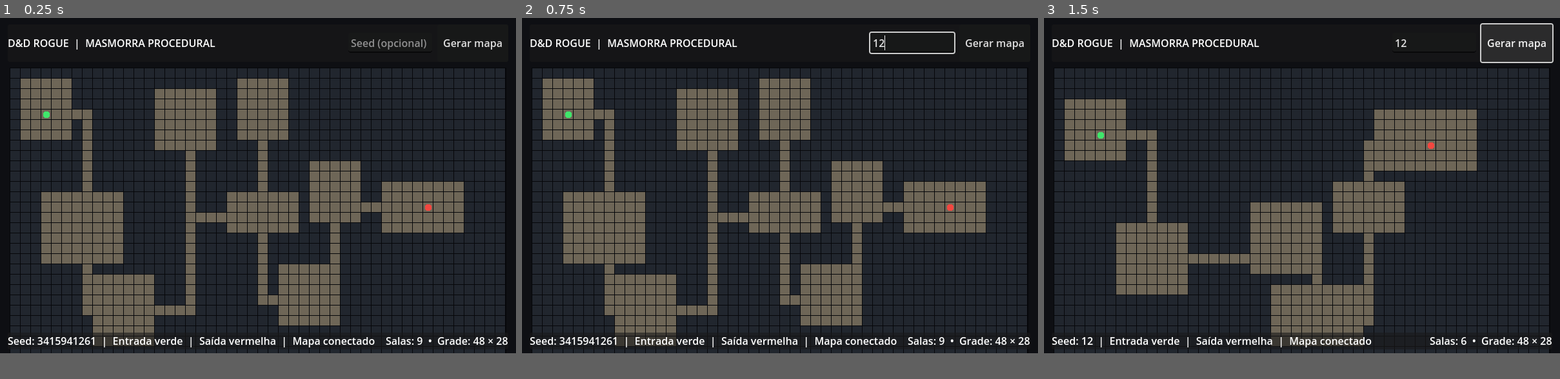
Above: before the commit, frames 1-3 (left to right).
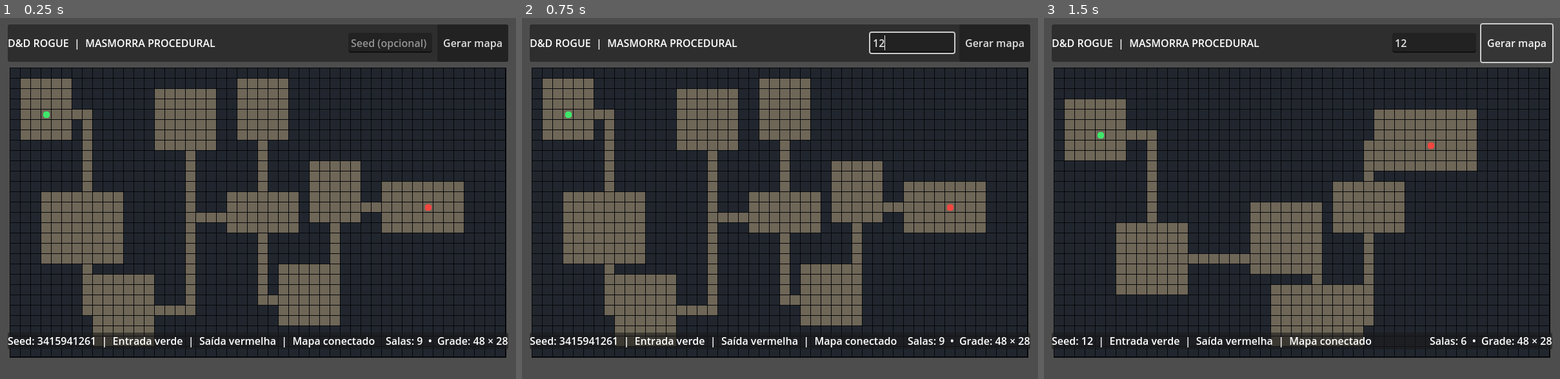
Above: after the commit, the same moments.

Repository: vanish994/DnD-Rogue
Game: Godot game, scene res://scenes/main.tscn
Same seed, same stepped clock (60 frames per second), same inputs: the game is played once before the commit and once after it.
Inputs (mouse positions are in pixels of both pictures, inside the frame that each line leads up to):
- Up to frame 1 (0.25 s): no input
- Up to frame 2 (0.75 s): click (914, 43) at 0.52 s; type "12" at 0.6 s
- Up to frame 3 (1.5 s): click "Gerar mapa" at 1.25 s
In our replay, the window is 800x520 before the commit and 800x560 after it. These sizes can differ from the game's own. Grey fills any space a smaller window leaves; there, only what the larger window draws over its background counts as a difference.

The runs differ from the first frame. In frame 1, 15% of the frame differs, in the area x 0-100%, y 0-95%; in frame 2, 15%; in frame 3, 15%.

Commit message:
Fix demo viewport size

Diff:
--- a/project.godot
+++ b/project.godot
@@ -7,9 +7,9 @@
 
 [display]
 window/size/viewport_width=800
-window/size/viewport_height=520
+window/size/viewport_height=560
 window/size/window_width_override=800
-window/size/window_height_override=520
+window/size/window_height_override=560
 window/stretch/mode="canvas_items"
 
 [rendering]
@@ -17,4 +17,3 @@
 renderer/rendering_method.mobile="gl_compatibility"
 textures/default_filters/use_nearest_mipmap_filter=false
 textures/default_filters/texture_filter=0
-environment/defaults/default_clear_color=Color(0.055, 0.06, 0.075, 1)
